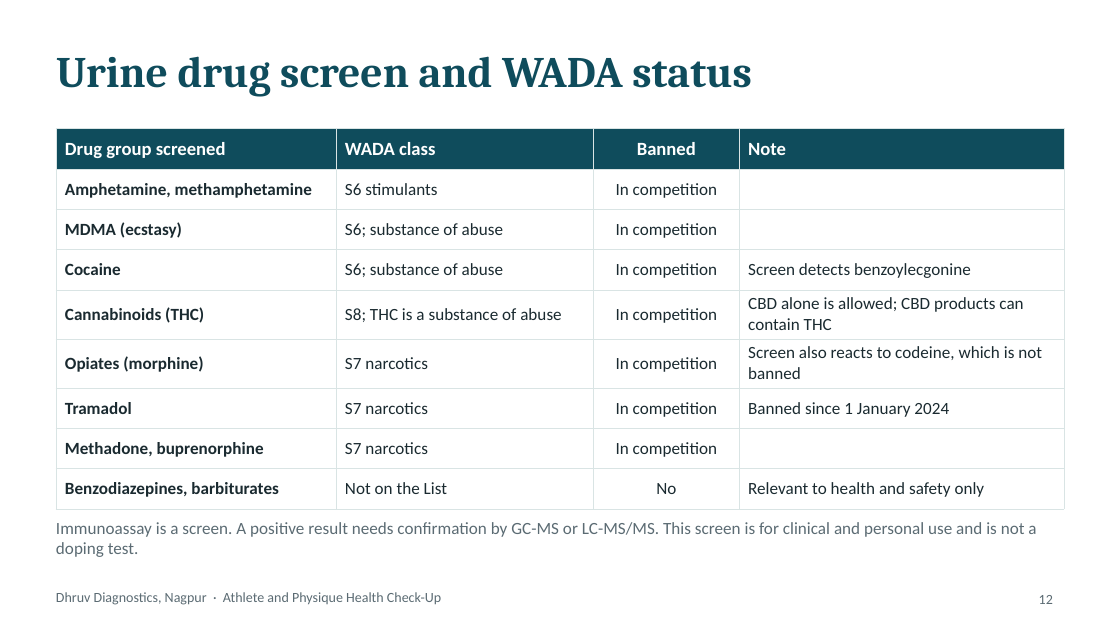
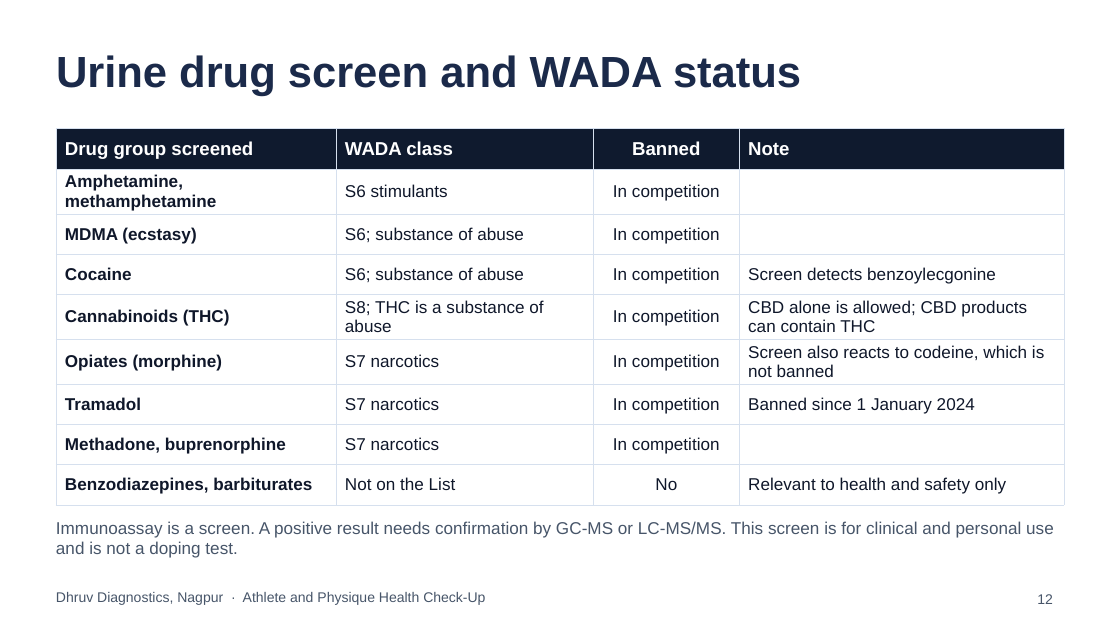
Before and after one commit to Ani6/BlisteringBlockchain, a slide deck: slide 12 of dhruv-athlete-healthcheck/Dhruv_Athlete_Physique_HealthCheck_Deck.pptx. Drawn at 1120x630 pixels with LibreOffice and Linux fonts; fonts in the diff are those of the drawing. Boxes give left, top, right and bottom in pixels: in the first picture for what was removed or moved away, otherwise in the second. Text is boxed around its words. In the diff, an @@ line names an element or a change of style, - is before the commit and + after.

```diff
--- a/dhruv-athlete-healthcheck/Dhruv_Athlete_Physique_HealthCheck_Deck.pptx
+++ b/dhruv-athlete-healthcheck/Dhruv_Athlete_Physique_HealthCheck_Deck.pptx
@@ title "Urine drug screen and WADA ..." at box(56, 55, 801, 96): font Cambria to Arial, text colour #0F4C5C to #1B2A4A @@
@@ table at box(56, 129, 1064, 498) @@
@@ fill #0F4C5C to #0F1A2E in row 1 @@
@@ font Calibri to Arial, text colour #1A2A30 to #0F172A @@
@@ borders changed @@
@@ font Calibri to Arial, text colour #5B6B73 to #475569 in 3 elements at box(56, 521, 1054, 558), box(1037, 594, 1053, 604), box(56, 592, 485, 605) @@
```
Also in this commit, not shown: 14 other slides changed, 1 slide added, 1 slide removed, 18 other files.
